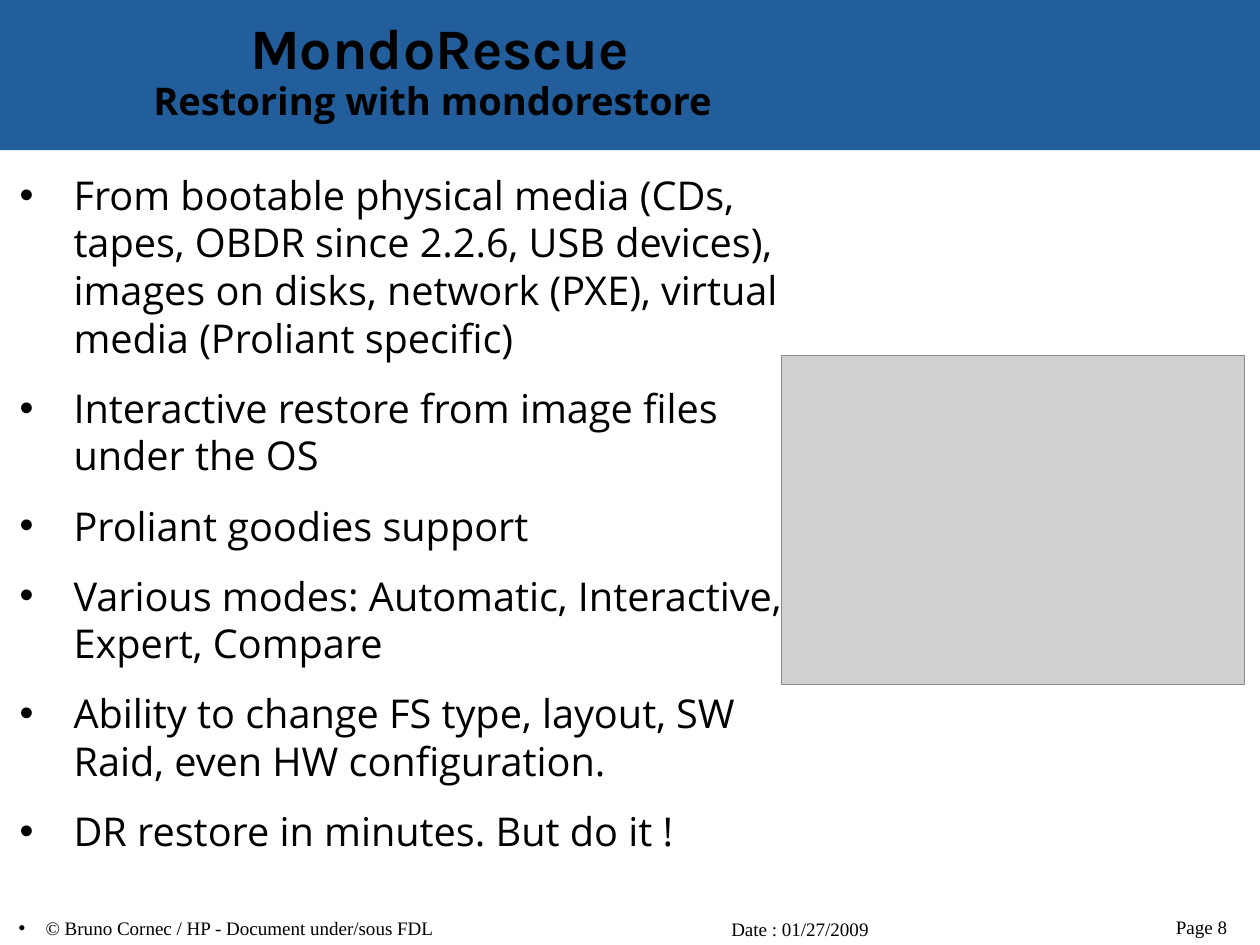
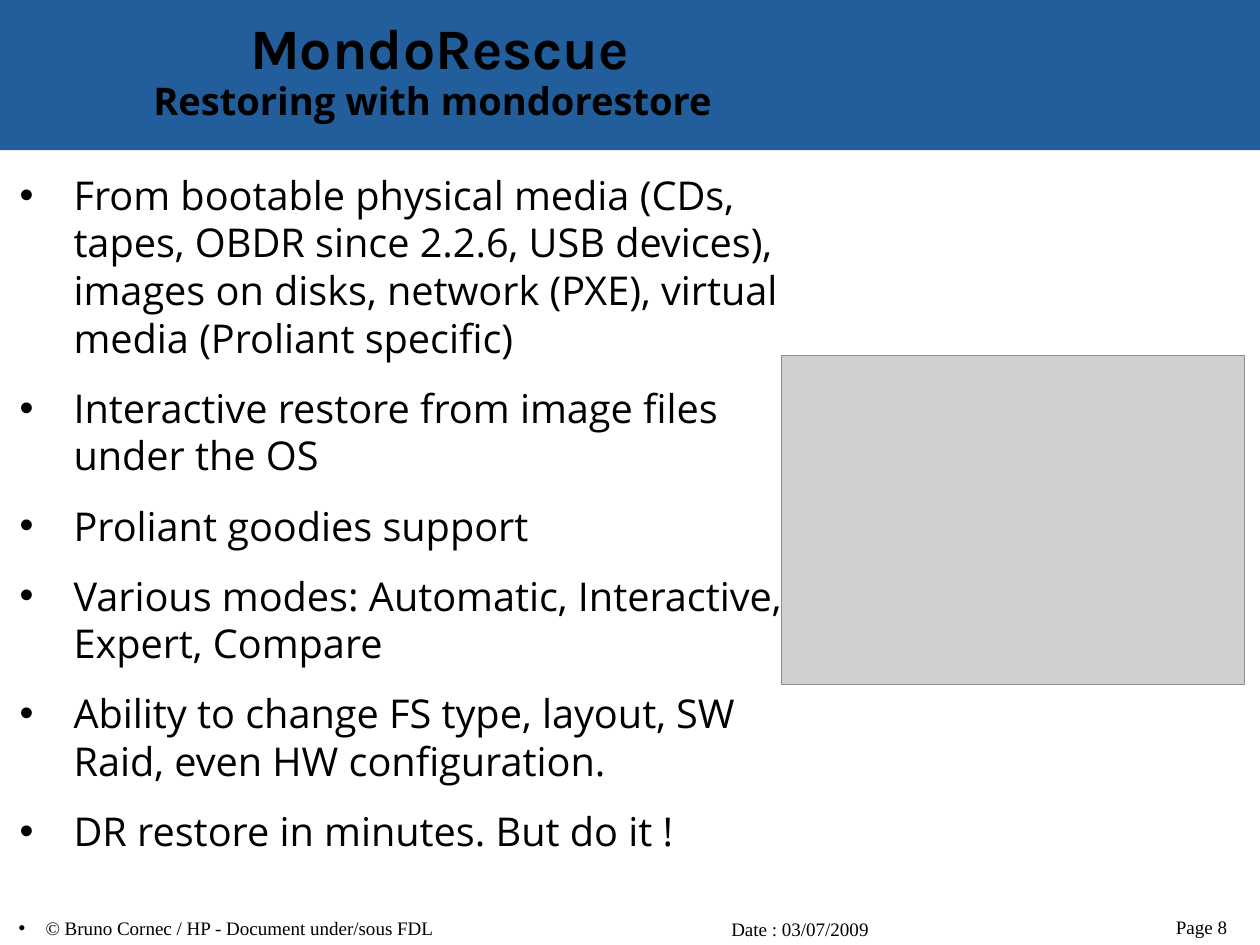
Before and after one commit to vir/mondo-rescue, a slide deck: slide 8 of mondo-doc/mondo-presentation.odp. Drawn at 1260x945 pixels with LibreOffice and Linux fonts; fonts in the diff are those of the drawing; grey boxes stand for pictures; background and template pictures are left out. Boxes give left, top, right and bottom in pixels: in the first picture for what was removed or moved away, otherwise in the second. Text is boxed around its words. In the diff, an @@ line names an element or a change of style, - is before the commit and + after.

Commit message:
Update mondo presentation

```diff
--- a/mondo-doc/mondo-presentation.odp
+++ b/mondo-doc/mondo-presentation.odp
@@ text at (731,923,869,937): text changed @@
-Date : 01/27/2009
+Date : 03/07/2009
```
Also in this commit, not shown: 19 other slides changed.
